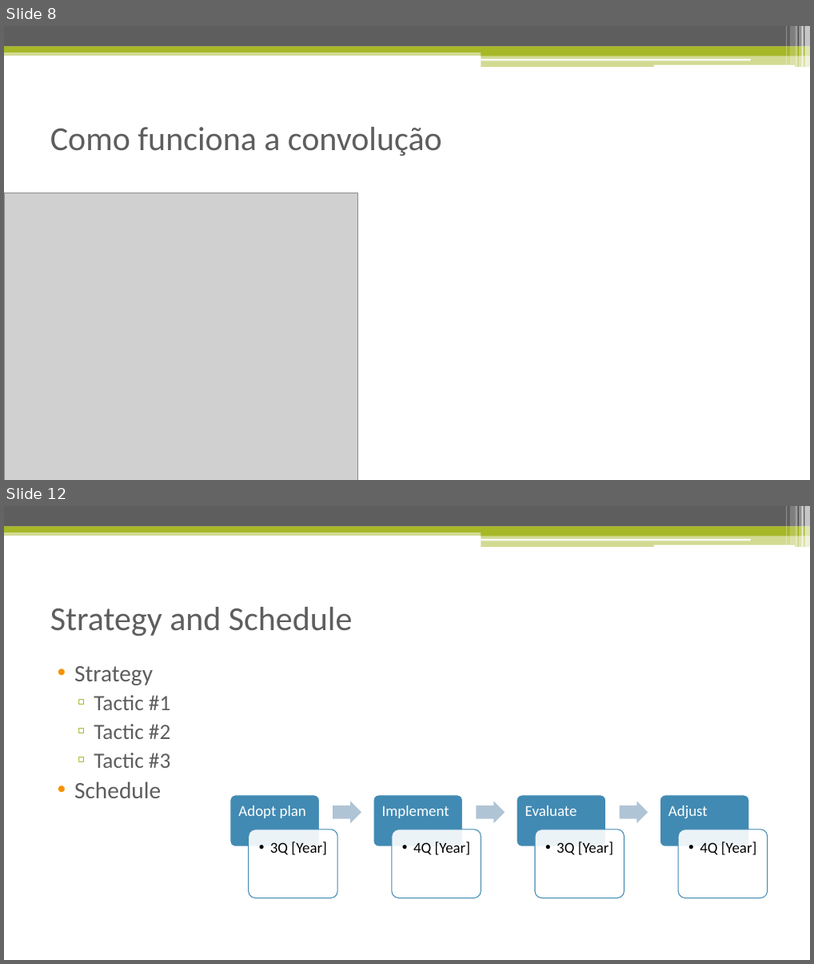
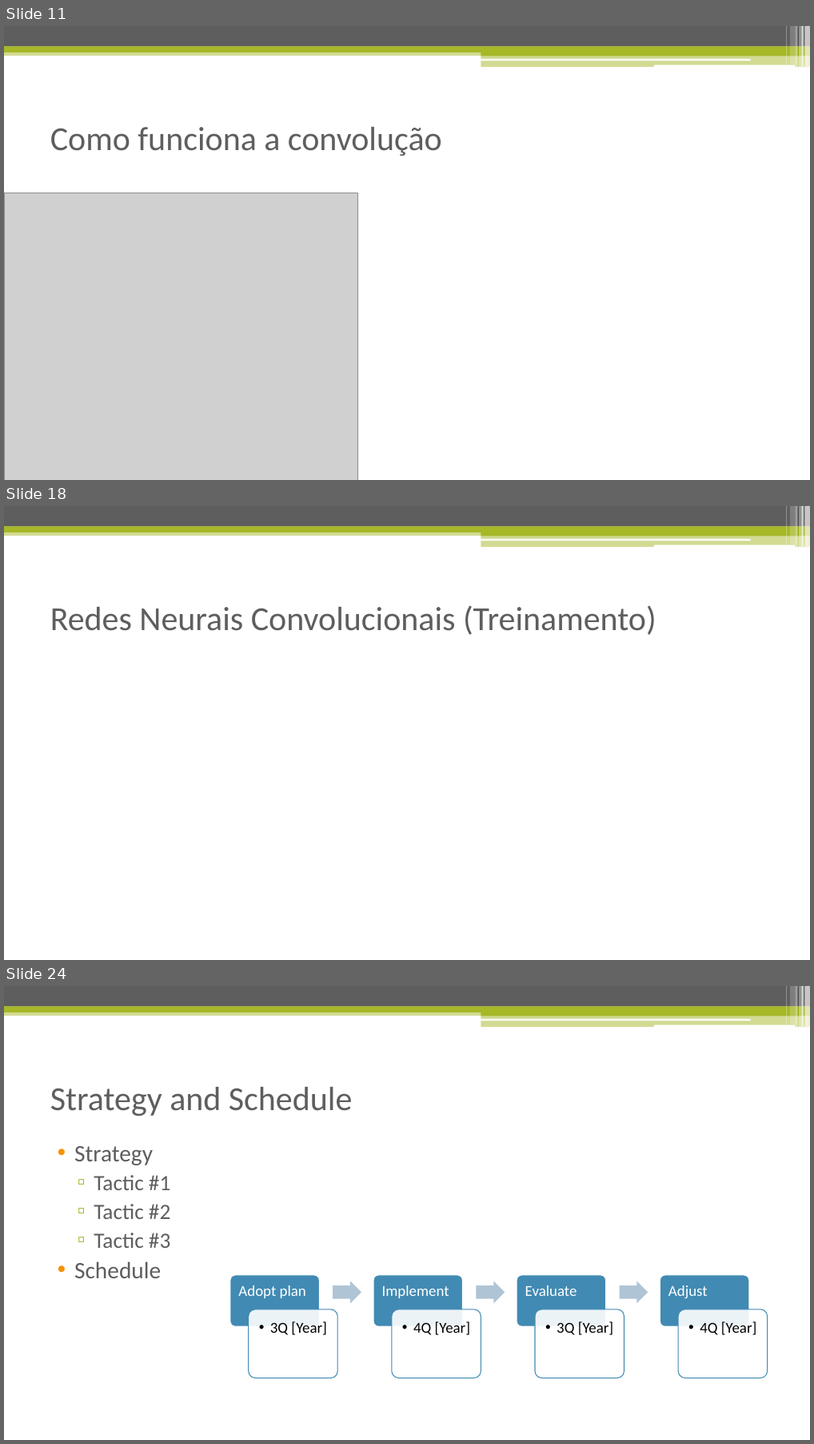
Before and after one commit to isacra/isacradoctoralstuffs, a slide deck: Apresentacoes/Redes Neurais Convolucionais.pptx. Shown one above the other, each under a label of ours: slides 8 and 12 before the commit, slides 11, 18 and 24 after it; the slides between them are not shown. The pictures are 814x964 and 814x1444 pixels, drawn with LibreOffice and Linux fonts; fonts in the diff are those of the drawing; grey boxes stand for pictures. Boxes give left, top, right and bottom in pixels: in the first picture for what was removed or moved away, otherwise in the second. Text is boxed around its words. In the diff, an @@ line names an element or a change of style, - is before the commit and + after.

```diff
--- a/Apresentacoes/Redes Neurais Convolucionais.pptx
+++ b/Apresentacoes/Redes Neurais Convolucionais.pptx
@@ slide 18 added at (x1=4, y1=506, x2=810, y2=960), background #FFFFFF; not listed: 13 template elements that a slide beside it also shows @@
@@ title added at (x1=50, y1=605, x2=657, y2=635), 40 pt, text #5E5E5E @@
+Redes Neurais Convolucionais (Treinamento)
@@ what was slide 8 is now slide 11 @@
@@ what was slide 12 is now slide 24 @@
```
Also in this commit, not shown: 1 slide changed, 15 other slides added, 8 slides removed.
